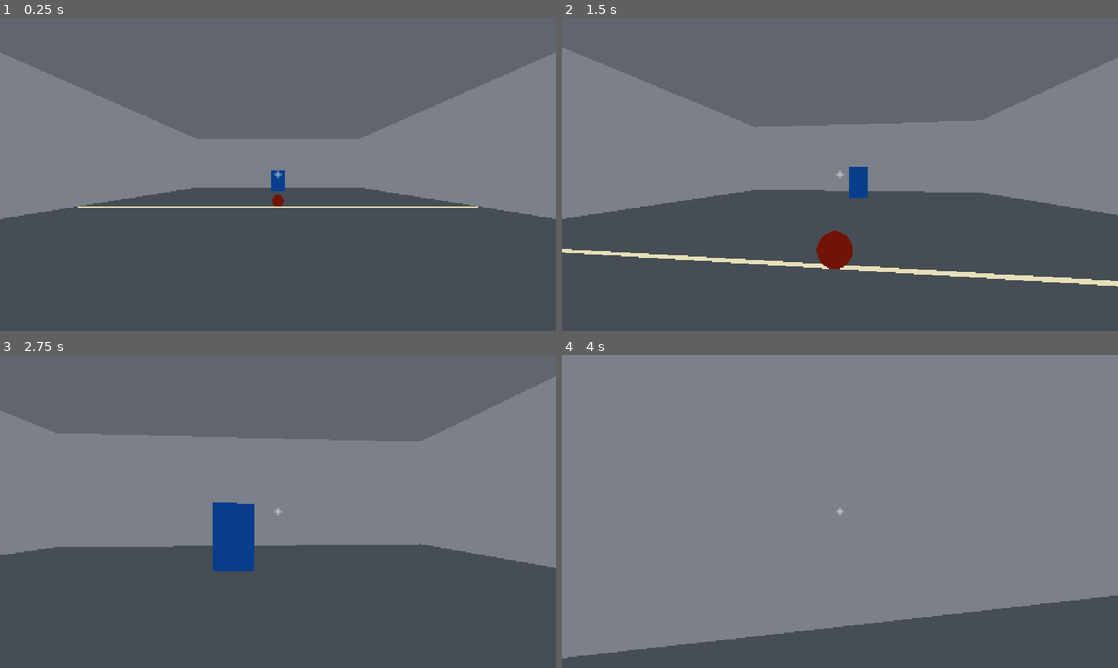
Above: before the commit, frames 1-4 (two rows, left to right).
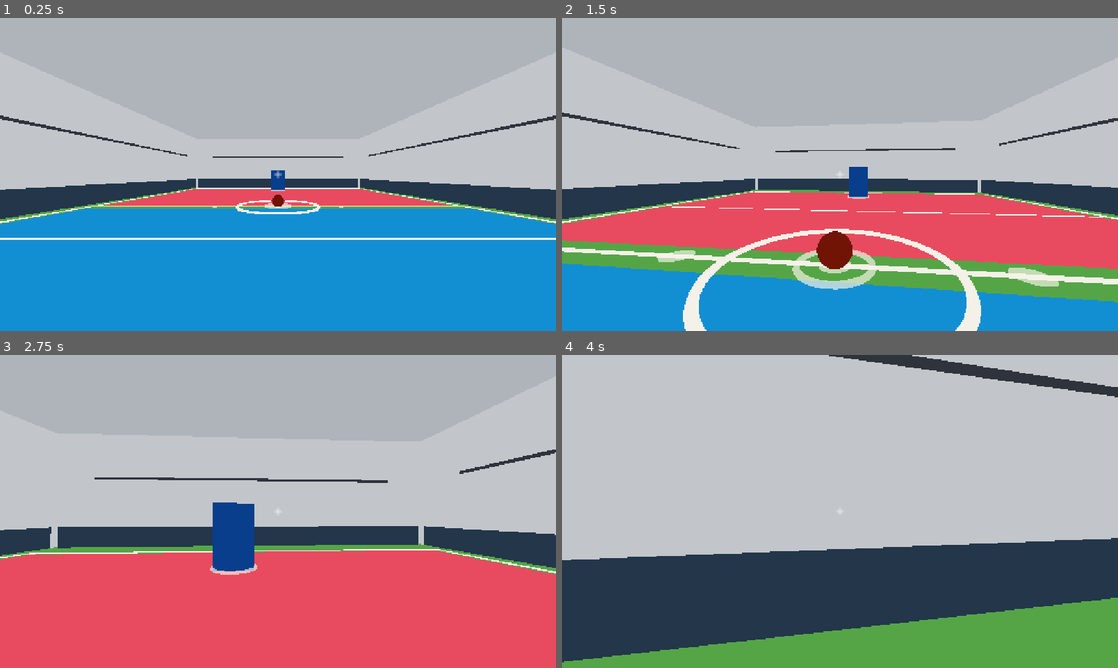
Above: after the commit, the same moments.

Repository: copley/dodgeball-fps
Game: Godot game, scene res://scenes/main.tscn
Two runs of this game, one before a commit and one after it. Both use one fixed random seed, a clock stepped at 60 frames per second and the inputs below.
Inputs (mouse positions are in pixels of both pictures, inside the frame that each line leads up to):
- Up to frame 1 (0.25 s): no input
- Up to frame 2 (1.5 s): tap Enter at 0.5 s; move the mouse to (867, 174) at 0.52 s; hold Right mouse button (catch_ball) 0.53-1.28 s; hold W (move_forward) from 0.53 s (still down); move the mouse to (812, 174) at 1.27 s; tap E (pickup_ball) at 1.35 s
- Up to frame 3 (2.75 s): keep holding W (move_forward); move the mouse to (289, 505) at 2.02 s; press the mouse at (289, 505) at 2.03 s
- Up to frame 4 (4 s): keep holding W (move_forward); move the mouse to (834, 517) at 2.77 s; release the mouse at (834, 517) at 2.78 s; right-click (834, 517) at 2.85 s; move the mouse to (878, 514) at 3.52 s; hold E (pickup_ball) from 3.53 s (still down)

The runs differ from the first frame. In frame 1, 100% of the frame differs, in the area x 0-100%, y 0-100%; in frame 2, 99%; in frame 3, 98%; in frame 4, 100%.

Commit message:
feat: add stylized painted court graphics

Diff:
--- a/scenes/court.tscn
+++ b/scenes/court.tscn
@@ -1,27 +1,10 @@
-[gd_scene load_steps=14 format=3]
+[gd_scene format=3 uid="uid://cl54ffjf0srxb"]
 
 [sub_resource type="StandardMaterial3D" id="StandardMaterial3D_floor"]
-albedo_color = Color(0.28, 0.3, 0.33, 1)
-roughness = 0.85
 cull_mode = 2
 shading_mode = 0
-
-[sub_resource type="StandardMaterial3D" id="StandardMaterial3D_wall"]
-albedo_color = Color(0.48, 0.5, 0.54, 1)
-roughness = 0.9
-cull_mode = 2
-shading_mode = 0
-
-[sub_resource type="StandardMaterial3D" id="StandardMaterial3D_ceiling"]
-albedo_color = Color(0.38, 0.4, 0.43, 1)
-roughness = 0.9
-cull_mode = 2
-shading_mode = 0
-
-[sub_resource type="StandardMaterial3D" id="StandardMaterial3D_line"]
-albedo_color = Color(0.9, 0.88, 0.72, 1)
-roughness = 0.75
-shading_mode = 0
+albedo_color = Color(0.333333, 0.647059, 0.278431, 1)
+roughness = 0.82
 
 [sub_resource type="BoxMesh" id="BoxMesh_floor"]
 material = SubResource("StandardMaterial3D_floor")
@@ -30,6 +13,25 @@
 [sub_resource type="BoxShape3D" id="BoxShape3D_floor"]
 size = Vector3(20, 0.5, 30)
 
+[sub_resource type="StandardMaterial3D" id="StandardMaterial3D_ceiling"]
+cull_mode = 2
+shading_mode = 0
+albedo_color = Color(0.682353, 0.705882, 0.729412, 1)
+roughness = 0.9
+
+[sub_resource type="BoxMesh" id="BoxMesh_ceiling"]
+material = SubResource("StandardMaterial3D_ceiling")
+size = Vector3(20, 0.5, 30)
+
+[sub_resource type="BoxShape3D" id="BoxShape3D_ceiling"]
+size = Vector3(20, 0.5, 30)
+
+[sub_resource type="StandardMaterial3D" id="StandardMaterial3D_wall"]
+cull_mode = 2
+shading_mode = 0
+albedo_color = Color(0.760784, 0.776471, 0.792157, 1)
+roughness = 0.9
+
 [sub_resource type="BoxMesh" id="BoxMesh_side_wall"]
 material = SubResource("StandardMaterial3D_wall")
 size = Vector3(0.5, 6, 30)
@@ -44,86 +46,273 @@
 [sub_resource type="BoxShape3D" id="BoxShape3D_end_wall"]
 size = Vector3(20, 6, 0.5)
 
-[sub_resource type="BoxMesh" id="BoxMesh_ceiling"]
-material = SubResource("StandardMaterial3D_ceiling")
-size = Vector3(20, 0.5, 30)
-
-[sub_resource type="BoxShape3D" id="BoxShape3D_ceiling"]
-size = Vector3(20, 0.5, 30)
+[sub_resource type="StandardMaterial3D" id="StandardMaterial3D_line"]
+shading_mode = 0
+albedo_color = Color(0.956863, 0.945098, 0.909804, 1)
+roughness = 0.75
 
 [sub_resource type="BoxMesh" id="BoxMesh_center_line"]
 material = SubResource("StandardMaterial3D_line")
-size = Vector3(19.5, 0.02, 0.12)
-
-[node name="Court" type="Node3D"]
-
-[node name="Geometry" type="Node3D" parent="."]
-
-[node name="Floor" type="StaticBody3D" parent="Geometry"]
-position = Vector3(0, -0.25, 0)
-
-[node name="MeshInstance3D" type="MeshInstance3D" parent="Geometry/Floor"]
+size = Vector3(18, 0.018, 0.14)
+
+[sub_resource type="StandardMaterial3D" id="StandardMaterial3D_player_half"]
+shading_mode = 0
+albedo_color = Color(0.086275, 0.560784, 0.827451, 1)
+roughness = 0.82
+
+[sub_resource type="StandardMaterial3D" id="StandardMaterial3D_opponent_half"]
+shading_mode = 0
+albedo_color = Color(0.909804, 0.294118, 0.372549, 1)
+roughness = 0.82
+
+[sub_resource type="StandardMaterial3D" id="StandardMaterial3D_neutral"]
+shading_mode = 0
+albedo_color = Color(0.333333, 0.647059, 0.278431, 1)
+roughness = 0.82
+
+[sub_resource type="StandardMaterial3D" id="StandardMaterial3D_spawn"]
+shading_mode = 0
+transparency = 1
+albedo_color = Color(0.968627, 0.956863, 0.909804, 0.68)
+roughness = 0.75
+
+[sub_resource type="StandardMaterial3D" id="StandardMaterial3D_trim"]
+shading_mode = 0
+albedo_color = Color(0.145098, 0.215686, 0.290196, 1)
+roughness = 0.88
+
+[sub_resource type="StandardMaterial3D" id="StandardMaterial3D_accent"]
+shading_mode = 0
+albedo_color = Color(0.188235, 0.203922, 0.231373, 1)
+roughness = 0.88
+
+[sub_resource type="BoxMesh" id="BoxMesh_half"]
+size = Vector3(17.7, 0.012, 12.35)
+
+[sub_resource type="BoxMesh" id="BoxMesh_neutral_strip"]
+material = SubResource("StandardMaterial3D_neutral")
+size = Vector3(17.7, 0.014, 1)
+
+[sub_resource type="BoxMesh" id="BoxMesh_boundary_long"]
+material = SubResource("StandardMaterial3D_line")
+size = Vector3(18.4, 0.02, 0.18)
+
+[sub_resource type="BoxMesh" id="BoxMesh_boundary_short"]
+material = SubResource("StandardMaterial3D_line")
+size = Vector3(0.18, 0.02, 26.18)
+
+[sub_resource type="BoxMesh" id="BoxMesh_activation_line"]
+material = SubResource("StandardMaterial3D_line")
+size = Vector3(17.7, 0.018, 0.1)
+
+[sub_resource type="TorusMesh" id="TorusMesh_center_circle"]
+material = SubResource("StandardMaterial3D_line")
+inner_radius = 1.9
+outer_radius = 2.04
+rings = 64
+ring_segments = 8
+
+[sub_resource type="CylinderMesh" id="CylinderMesh_ball_circle"]
+material = SubResource("StandardMaterial3D_spawn")
+top_radius = 0.28
+bottom_radius = 0.28
+height = 0.014
+radial_segments = 32
+
+[sub_resource type="TorusMesh" id="TorusMesh_spawn_indicator"]
+material = SubResource("StandardMaterial3D_spawn")
+inner_radius = 0.58
+outer_radius = 0.7
+rings = 32
+ring_segments = 8
+
+[sub_resource type="BoxMesh" id="BoxMesh_side_trim"]
+material = SubResource("StandardMaterial3D_trim")
+size = Vector3(0.08, 1.05, 29.5)
+
+[sub_resource type="BoxMesh" id="BoxMesh_end_trim"]
+material = SubResource("StandardMaterial3D_trim")
+size = Vector3(19.5, 1.05, 0.08)
+
+[sub_resource type="BoxMesh" id="BoxMesh_side_panel"]
+material = SubResource("StandardMaterial3D_accent")
+size = Vector3(0.06, 0.12, 25)
+
+[sub_resource type="BoxMesh" id="BoxMesh_end_panel"]
+material = SubResource("StandardMaterial3D_accent")
+size = Vector3(16, 0.12, 0.06)
+
+[node name="Court" type="Node3D" unique_id=71392333]
+
+[node name="Geometry" type="Node3D" parent="." unique_id=181639896]
+
+[node name="Floor" type="StaticBody3D" parent="Geometry" unique_id=1414785488]
+transform = Transform3D(1, 0, 0, 0, 1, 0, 0, 0, 1, 0, -0.25, 0)
+
+[node name="MeshInstance3D" type="MeshInstance3D" parent="Geometry/Floor" unique_id=985960561]
 mesh = SubResource("BoxMesh_floor")
 
-[node name="CollisionShape3D" type="CollisionShape3D" parent="Geometry/Floor"]
+[node name="CollisionShape3D" type="CollisionShape3D" parent="Geometry/Floor" unique_id=1134863428]
 shape = SubResource("BoxShape3D_floor")
 
-[node name="Ceiling" type="StaticBody3D" parent="Geometry"]
-position = Vector3(0, 6.25, 0)
-
-[node name="MeshInstance3D" type="MeshInstance3D" parent="Geometry/Ceiling"]
+[node name="Ceiling" type="StaticBody3D" parent="Geometry" unique_id=1867484333]
+transform = Transform3D(1, 0, 0, 0, 1, 0, 0, 0, 1, 0, 6.25, 0)
+
+[node name="MeshInstance3D" type="MeshInstance3D" parent="Geometry/Ceiling" unique_id=1171273559]
 mesh = SubResource("BoxMesh_ceiling")
 
-[node name="CollisionShape3D" type="CollisionShape3D" parent="Geometry/Ceiling"]
+[node name="CollisionShape3D" type="CollisionShape3D" parent="Geometry/Ceiling" unique_id=1061708089]
 shape = SubResource("BoxShape3D_ceiling")
 
-[node name="LeftWall" type="StaticBody3D" parent="Geometry"]
-position = Vector3(-10.25, 3, 0)
-
-[node name="MeshInstance3D" type="MeshInstance3D" parent="Geometry/LeftWall"]
+[node name="LeftWall" type="StaticBody3D" parent="Geometry" unique_id=527650064]
+transform = Transform3D(1, 0, 0, 0, 1, 0, 0, 0, 1, -10.25, 3, 0)
+
+[node name="MeshInstance3D" type="MeshInstance3D" parent="Geometry/LeftWall" unique_id=365866933]
 mesh = SubResource("BoxMesh_side_wall")
 
-[node name="CollisionShape3D" type="CollisionShape3D" parent="Geometry/LeftWall"]
+[node name="CollisionShape3D" type="CollisionShape3D" parent="Geometry/LeftWall" unique_id=352107618]
 shape = SubResource("BoxShape3D_side_wall")
 
-[node name="RightWall" type="StaticBody3D" parent="Geometry"]
-position = Vector3(10.25, 3, 0)
-
-[node name="MeshInstance3D" type="MeshInstance3D" parent="Geometry/RightWall"]
+[node name="RightWall" type="StaticBody3D" parent="Geometry" unique_id=1261946116]
+transform = Transform3D(1, 0, 0, 0, 1, 0, 0, 0, 1, 10.25, 3, 0)
+
+[node name="MeshInstance3D" type="MeshInstance3D" parent="Geometry/RightWall" unique_id=839282292]
 mesh = SubResource("BoxMesh_side_wall")
 
-[node name="CollisionShape3D" type="CollisionShape3D" parent="Geometry/RightWall"]
+[node name="CollisionShape3D" type="CollisionShape3D" parent="Geometry/RightWall" unique_id=1767149096]
 shape = SubResource("BoxShape3D_side_wall")
 
-[node name="NearWall" type="StaticBody3D" parent="Geometry"]
-position = Vector3(0, 3, 15.25)
-
-[node name="MeshInstance3D" type="MeshInstance3D" parent="Geometry/NearWall"]
+[node name="NearWall" type="StaticBody3D" parent="Geometry" unique_id=1712374825]
+transform = Transform3D(1, 0, 0, 0, 1, 0, 0, 0, 1, 0, 3, 15.25)
+
+[node name="MeshInstance3D" type="MeshInstance3D" parent="Geometry/NearWall" unique_id=2025155907]
 mesh = SubResource("BoxMesh_end_wall")
 
-[node name="CollisionShape3D" type="CollisionShape3D" parent="Geometry/NearWall"]
+[node name="CollisionShape3D" type="CollisionShape3D" parent="Geometry/NearWall" unique_id=1319176607]
 shape = SubResource("BoxShape3D_end_wall")
 
-[node name="FarWall" type="StaticBody3D" parent="Geometry"]
-position = Vector3(0, 3, -15.25)
-
-[node name="MeshInstance3D" type="MeshInstance3D" parent="Geometry/FarWall"]
+[node name="FarWall" type="StaticBody3D" parent="Geometry" unique_id=3448141]
+transform = Transform3D(1, 0, 0, 0, 1, 0, 0, 0, 1, 0, 3, -15.25)
+
+[node name="MeshInstance3D" type="MeshInstance3D" parent="Geometry/FarWall" unique_id=1992425988]
 mesh = SubResource("BoxMesh_end_wall")
 
-[node name="CollisionShape3D" type="CollisionShape3D" parent="Geometry/FarWall"]
+[node name="CollisionShape3D" type="CollisionShape3D" parent="Geometry/FarWall" unique_id=1886565725]
 shape = SubResource("BoxShape3D_end_wall")
 
-[node name="CenterLine" type="MeshInstance3D" parent="Geometry"]
-position = Vector3(0, 0.011, 0)
+[node name="CenterLine" type="MeshInstance3D" parent="Geometry" unique_id=1302558839]
+transform = Transform3D(1, 0, 0, 0, 1, 0, 0, 0, 1, 0, 0.035, 0)
 mesh = SubResource("BoxMesh_center_line")
 
-[node name="SpawnMarkers" type="Node3D" parent="."]
-
-[node name="PlayerSpawn" type="Marker3D" parent="SpawnMarkers"]
-position = Vector3(0, 0, 10)
-
-[node name="BallSpawn" type="Marker3D" parent="SpawnMarkers"]
-position = Vector3(0, 0.5, 0)
-
-[node name="TargetSpawn" type="Marker3D" parent="SpawnMarkers"]
-position = Vector3(0, 0, -10)
+[node name="CourtGraphics" type="Node3D" parent="."]
+
+[node name="PlayerHalf" type="MeshInstance3D" parent="CourtGraphics"]
+position = Vector3(0, 0.012, 6.675)
+mesh = SubResource("BoxMesh_half")
+material_override = SubResource("StandardMaterial3D_player_half")
+
+[node name="OpponentHalf" type="MeshInstance3D" parent="CourtGraphics"]
+position = Vector3(0, 0.012, -6.675)
+mesh = SubResource("BoxMesh_half")
+material_override = SubResource("StandardMaterial3D_opponent_half")
+
+[node name="NeutralStrip" type="MeshInstance3D" parent="CourtGraphics"]
+position = Vector3(0, 0.014, 0)
+mesh = SubResource("BoxMesh_neutral_strip")
+
+[node name="NearBoundary" type="MeshInstance3D" parent="CourtGraphics"]
+position = Vector3(0, 0.03, 13)
+mesh = SubResource("BoxMesh_boundary_long")
+
+[node name="FarBoundary" type="MeshInstance3D" parent="CourtGraphics"]
+position = Vector3(0, 0.03, -13)
+mesh = SubResource("BoxMesh_boundary_long")
+
+[node name="LeftBoundary" type="MeshInstance3D" parent="CourtGraphics"]
+position = Vector3(-9.1, 0.03, 0)
+mesh = SubResource("BoxMesh_boundary_short")
+
+[node name="RightBoundary" type="MeshInstance3D" parent="CourtGraphics"]
+position = Vector3(9.1, 0.03, 0)
+mesh = SubResource("BoxMesh_boundary_short")
+
+[node name="PlayerActivationLine" type="MeshInstance3D" parent="CourtGraphics"]
+position = Vector3(0, 0.033, 5)
+mesh = SubResource("BoxMesh_activation_line")
+
+[node name="OpponentActivationLine" type="MeshInstance3D" parent="CourtGraphics"]
+position = Vector3(0, 0.033, -5)
+mesh = SubResource("BoxMesh_activation_line")
+
+[node name="CenterCircle" type="MeshInstance3D" parent="CourtGraphics"]
+position = Vector3(0, 0.04, 0)
+mesh = SubResource("TorusMesh_center_circle")
+
+[node name="LeftBallPosition" type="MeshInstance3D" parent="CourtGraphics"]
+position = Vector3(-3, 0.043, 0)
+mesh = SubResource("CylinderMesh_ball_circle")
+
+[node name="CentreBallPosition" type="MeshInstance3D" parent="CourtGraphics"]
+position = Vector3(0, 0.043, 0)
+mesh = SubResource("CylinderMesh_ball_circle")
+
+[node name="RightBallPosition" type="MeshInstance3D" parent="CourtGraphics"]
+position = Vector3(3, 0.043, 0)
+mesh = SubResource("CylinderMesh_ball_circle")
+
+[node name="PlayerSpawnIndicator" type="MeshInstance3D" parent="CourtGraphics"]
+position = Vector3(0, 0.045, 10)
+mesh = SubResource("TorusMesh_spawn_indicator")
+
+[node name="BallSpawnIndicator" type="MeshInstance3D" parent="CourtGraphics"]
+position = Vector3(0, 0.046, 0)
+mesh = SubResource("TorusMesh_spawn_indicator")
+
+[node name="TargetSpawnIndicator" type="MeshInstance3D" parent="CourtGraphics"]
+position = Vector3(0, 0.045, -10)
+mesh = SubResource("TorusMesh_spawn_indicator")
+
+[node name="WallGraphics" type="Node3D" parent="."]
+
+[node name="LeftLowerTrim" type="MeshInstance3D" parent="WallGraphics"]
+position = Vector3(-9.97, 0.525, 0)
+mesh = SubResource("BoxMesh_side_trim")
+
+[node name="RightLowerTrim" type="MeshInstance3D" parent="WallGraphics"]
+position = Vector3(9.97, 0.525, 0)
+mesh = SubResource("BoxMesh_side_trim")
+
+[node name="NearLowerTrim" type="MeshInstance3D" parent="WallGraphics"]
+position = Vector3(0, 0.525, 14.97)
+mesh = SubResource("BoxMesh_end_trim")
+
+[node name="FarLowerTrim" type="MeshInstance3D" parent="WallGraphics"]
+position = Vector3(0, 0.525, -14.97)
+mesh = SubResource("BoxMesh_end_trim")
+
+[node name="LeftUpperPanel" type="MeshInstance3D" parent="WallGraphics"]
+position = Vector3(-9.96, 3.65, 0)
+mesh = SubResource("BoxMesh_side_panel")
+
+[node name="RightUpperPanel" type="MeshInstance3D" parent="WallGraphics"]
+position = Vector3(9.96, 3.65, 0)
+mesh = SubResource("BoxMesh_side_panel")
+
+[node name="NearUpperPanel" type="MeshInstance3D" parent="WallGraphics"]
+position = Vector3(0, 3.65, 14.96)
+mesh = SubResource("BoxMesh_end_panel")
+
+[node name="FarUpperPanel" type="MeshInstance3D" parent="WallGraphics"]
+position = Vector3(0, 3.65, -14.96)
+mesh = SubResource("BoxMesh_end_panel")
+
+[node name="SpawnMarkers" type="Node3D" parent="." unique_id=580210442]
+
+[node name="PlayerSpawn" type="Marker3D" parent="SpawnMarkers" unique_id=1767015078]
+transform = Transform3D(1, 0, 0, 0, 1, 0, 0, 0, 1, 0, 0, 10)
+
+[node name="BallSpawn" type="Marker3D" parent="SpawnMarkers" unique_id=1811492697]
+transform = Transform3D(1, 0, 0, 0, 1, 0, 0, 0, 1, 0, 0.5, 0)
+
+[node name="TargetSpawn" type="Marker3D" parent="SpawnMarkers" unique_id=1495677240]
+transform = Transform3D(1, 0, 0, 0, 1, 0, 0, 0, 1, 0, 0, -10)
Not shown, changed: README.md
Not shown, changed: docs/MILESTONES.md
Not shown, changed: docs/TASKS.md
